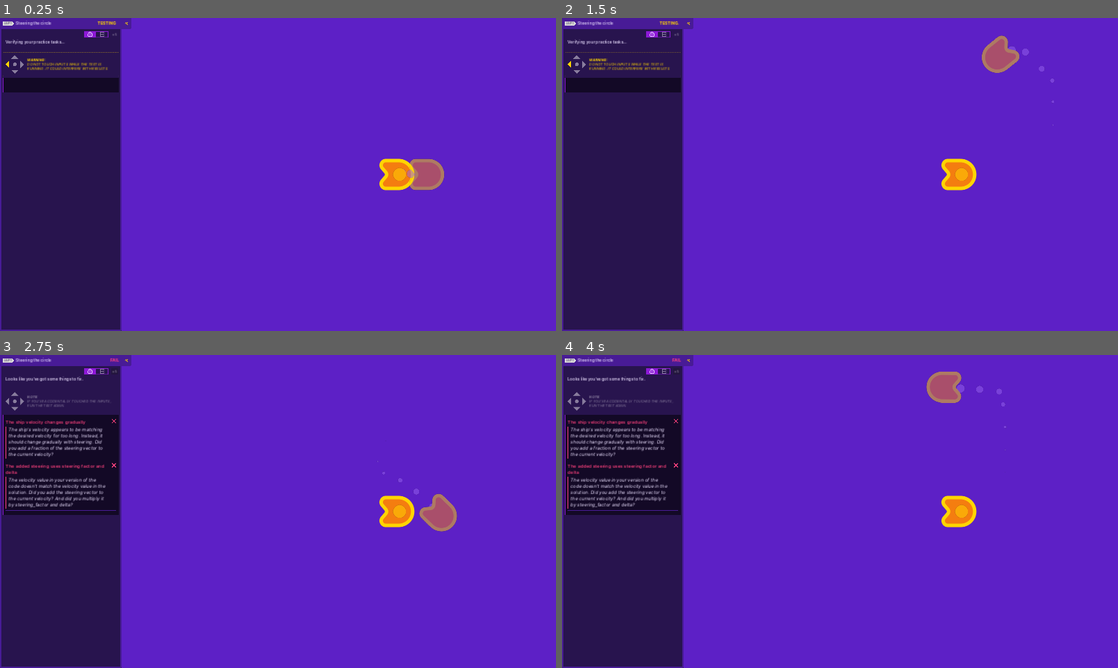
Above: before the commit, frames 1-4 (two rows, left to right).
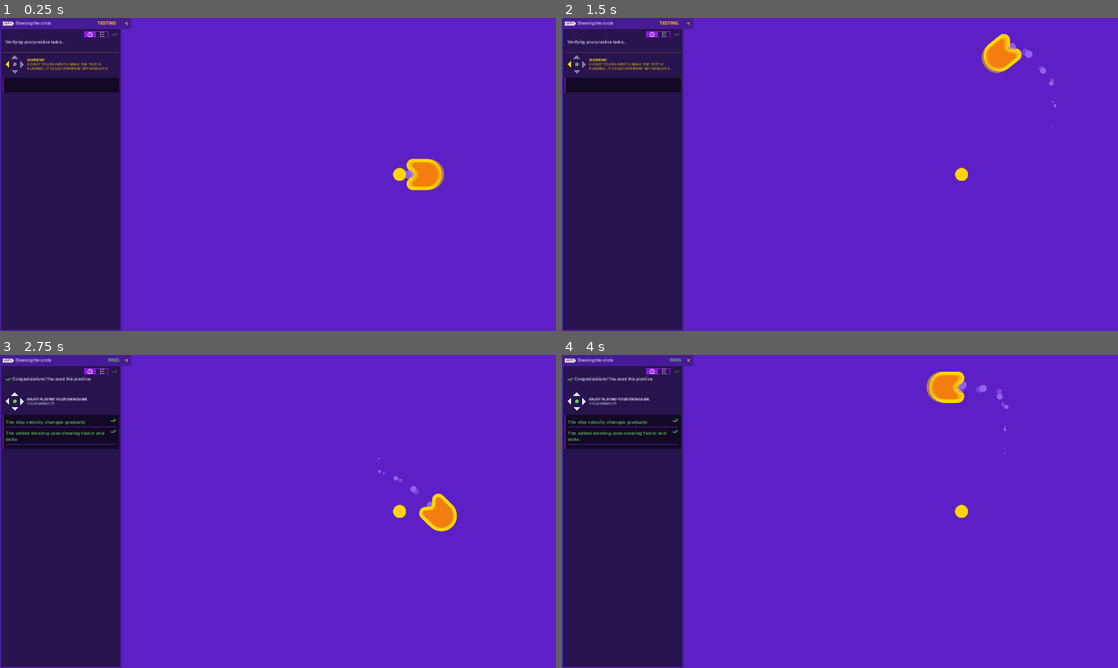
Above: after the commit, the same moments.

Repository: hatguy33/2d-GameDev_Course
Game: Godot game, scene res://practices/L5.P1.steering/steering.tscn
Same seed, same stepped clock (60 frames per second), same inputs: the game is played once before the commit and once after it. This scene is started directly instead of the project's main scene.
Inputs:
- Up to frame 1 (0.25 s): no input
- Up to frame 2 (1.5 s): hold D (move_right) 0.53-1.28 s; tap Space (boost) at 0.6, 1.35 s; hold S (move_down) from 1.28 s (still down)
- Up to frame 3 (2.75 s): release S (move_down) at 2.03 s; hold D (move_right) from 2.03 s (still down); tap Space (boost) at 2.1 s
- Up to frame 4 (4 s): release D (move_right) at 2.78 s; hold W (move_up) 2.78-3.53 s; tap Space (boost) at 2.85, 3.6 s; hold A (move_left) from 3.53 s (still down)

The runs differ from the first frame. In frame 1, 1.0% of the frame differs, in the area x 68-80%, y 44-56%; in frame 2, 1.2%; in frame 3, 6.5%; in frame 4, 6.6%, in the area x 0-81%, y 1-56%.

Commit message:
L.5 + practice

Diff:
--- a/04.to_space_and_beyond_workbook/practices/L5.P1.steering/steering.gd
+++ b/04.to_space_and_beyond_workbook/practices/L5.P1.steering/steering.gd
@@ -16,6 +16,8 @@
 	# Add code to calculate the desired velocity, the steering,
 	# and add to the current velocity before changing the position.
 	position += velocity * delta
-
+	var desired_velocity := max_speed * direction
+	var steering_vector := desired_velocity - velocity
+	velocity += steering_vector * steering_factor * delta
 	if direction.length() > 0.0:
 		rotation = velocity.angle()
--- a/04.to_space_and_beyond_workbook/practices/L5.P1.steering/steering.tscn
+++ b/04.to_space_and_beyond_workbook/practices/L5.P1.steering/steering.tscn
@@ -1,9 +1,9 @@
-[gd_scene load_steps=8 format=3]
+[gd_scene load_steps=8 format=3 uid="uid://cl4eerly57jl7"]
 
-[ext_resource type="Texture2D" path="res://assets/practice_assets/shape_ship.png" id="1_43x22"]
+[ext_resource type="Texture2D" uid="uid://d1xp2mgpkkc42" path="res://assets/practice_assets/shape_ship.png" id="1_43x22"]
 [ext_resource type="Script" path="res://practices/L5.P1.steering/steering.gd" id="2_fdpd8"]
-[ext_resource type="Texture2D" path="res://assets/practice_assets/ellipse_white.png" id="3_ovrv2"]
-[ext_resource type="Texture2D" path="res://assets/practice_assets/ellipse_yellow.png" id="4_q4dmt"]
+[ext_resource type="Texture2D" uid="uid://bkueifls7csiy" path="res://assets/practice_assets/ellipse_white.png" id="3_ovrv2"]
+[ext_resource type="Texture2D" uid="uid://ci5b253al1tus" path="res://assets/practice_assets/ellipse_yellow.png" id="4_q4dmt"]
 
 [sub_resource type="Curve" id="Curve_p40xv"]
 _data = [Vector2(0, 0.663194), 0.0, 0.0, 0, 0, Vector2(1, 0), -0.0319997, 0.0, 0, 0]
